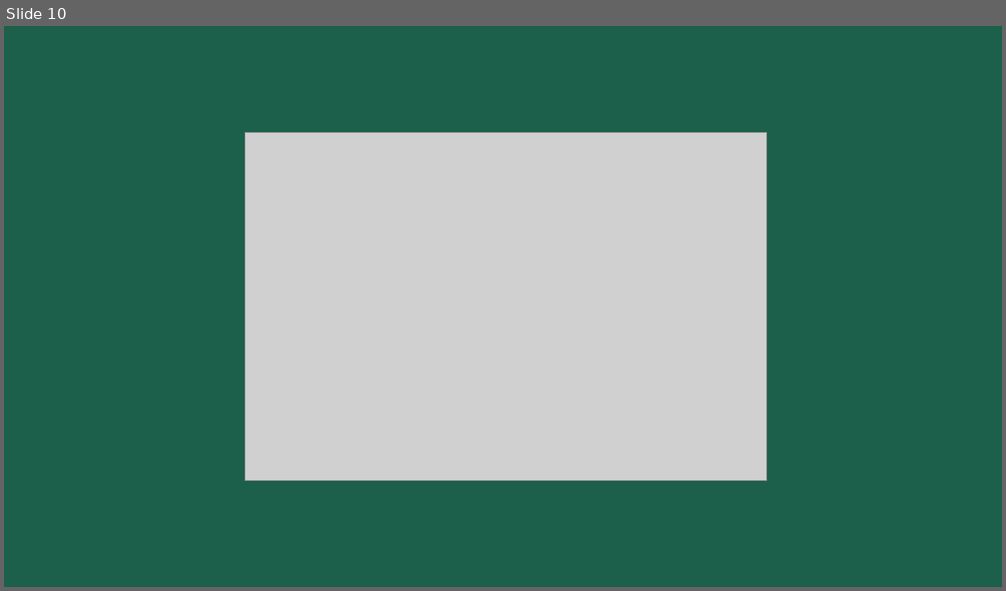
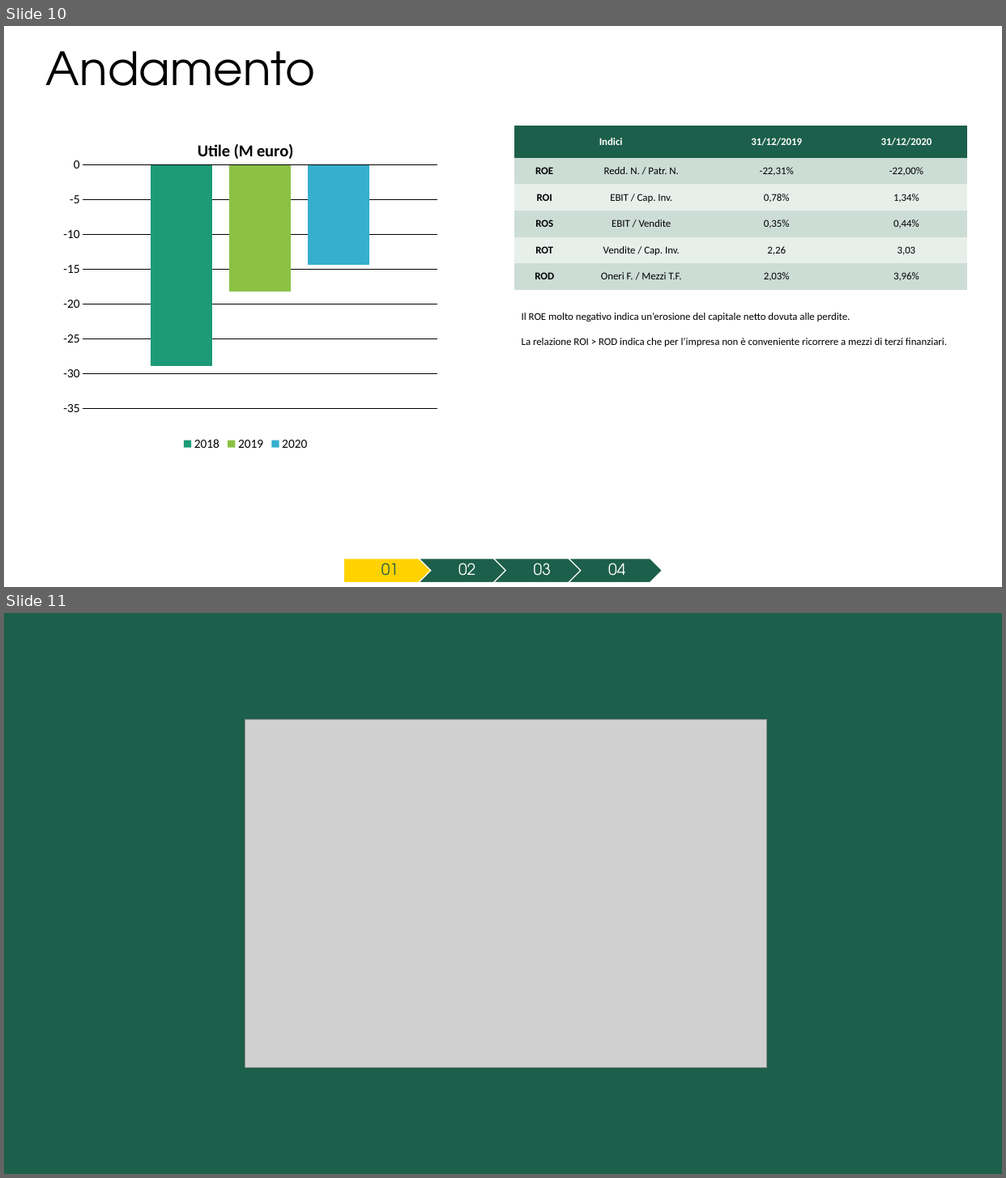
Before and after one commit to Censacrof/naturasi-pw-eoa, a slide deck: PresentazioneNaturasi.pptx. Shown one above the other, each under a label of ours: slide 10 before the commit, slides 10 and 11 after it. The pictures are 1006x591 and 1006x1178 pixels, drawn with LibreOffice and Linux fonts; fonts in the diff are those of the drawing; grey boxes stand for pictures. Boxes give left, top, right and bottom in pixels: in the first picture for what was removed or moved away, otherwise in the second. Text is boxed around its words. In the diff, an @@ line names an element or a change of style, - is before the commit and + after.

Commit message:
Add files via upload
Aggiunta la slide sugli indici

```diff
--- a/PresentazioneNaturasi.pptx
+++ b/PresentazioneNaturasi.pptx
@@ slide 10 added at <box>4,26,1002,587</box>, background #FFFFFF @@
@@ title added at <box>46,51,315,86</box>, 44 pt, text #000000 @@
+Andamento
@@ column chart added at <box>39,126,453,454</box> @@
+title "Utile (M euro) "
+categories: 1
+2018: -28.9
+2019: -18.3
+2020: -14.3
@@ table added at <box>513,126,967,290</box>, 6 rows, 4 columns @@
+Indici |  | 31/12/2019 | 31/12/2020
+ROE | Redd. N. / Patr. N. | -22,31% | -22,00%
+ROI | EBIT / Cap. Inv. | 0,78% | 1,34%
+ROS | EBIT / Vendite | 0,35% | 0,44%
+ROT | Vendite / Cap. Inv. | 2,26 | 3,03
+ROD | Oneri F. / Mezzi T.F. | 2,03% | 3,96%
@@ text added at <box>522,313,947,347</box>, 10 pt, text #000000 @@
+Il ROE molto negativo indica un’erosione del capitale netto dovuta alle perdite.
+La relazione ROI > ROD indica che per l’impresa non è conveniente ricorrere a mezzi di terzi finanziari.
@@ group added at <box>344,559,662,583</box>: 4 texts, 3 chevrons, 1 pentagon arrow @@
+01
+02
+03
+04
@@ what was slide 10 is now slide 11 @@
```
